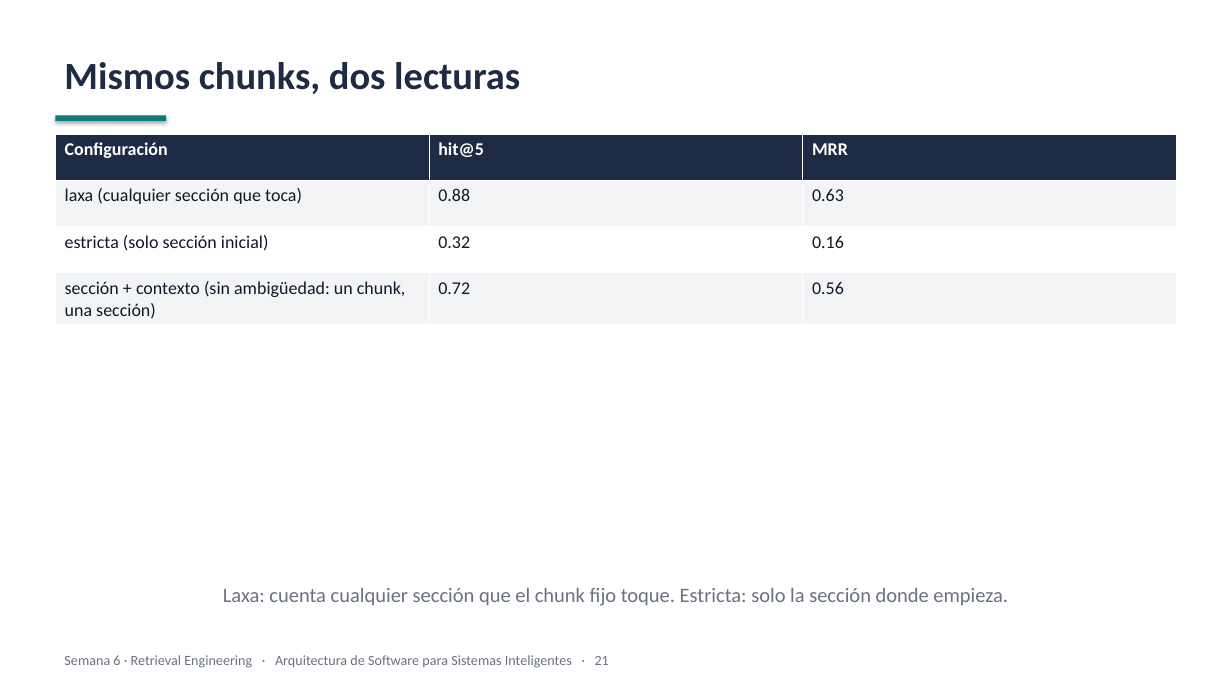
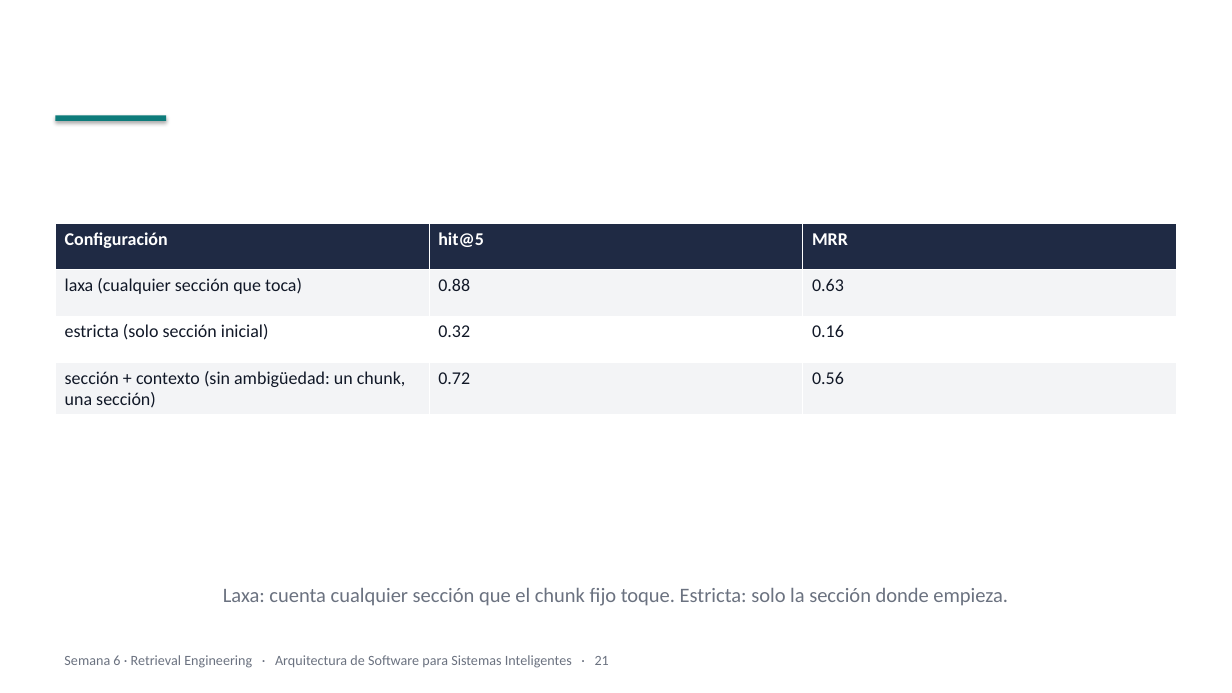
Before and after one commit to JunBarrs24/itm-maestria-llms, a slide deck: slide 21 of week-06/slides/week-06-slides.pptx. Drawn at 1232x693 pixels with LibreOffice and Linux fonts; fonts in the diff are those of the drawing. Boxes give left, top, right and bottom in pixels: in the first picture for what was removed or moved away, otherwise in the second. Text is boxed around its words. In the diff, an @@ line names an element or a change of style, - is before the commit and + after.

```diff
--- a/week-06/slides/week-06-slides.pptx
+++ b/week-06/slides/week-06-slides.pptx
@@ text removed at (64, 62, 520, 94) @@
-Mismos chunks, dos lecturas
@@ table: place and size @@
-table at (55, 134, 1176, 325)
+table at (55, 224, 1176, 415)
```
Also in this commit, not shown: 14 other slides changed, 1 slide added, 7 slides removed, 51 other files.
